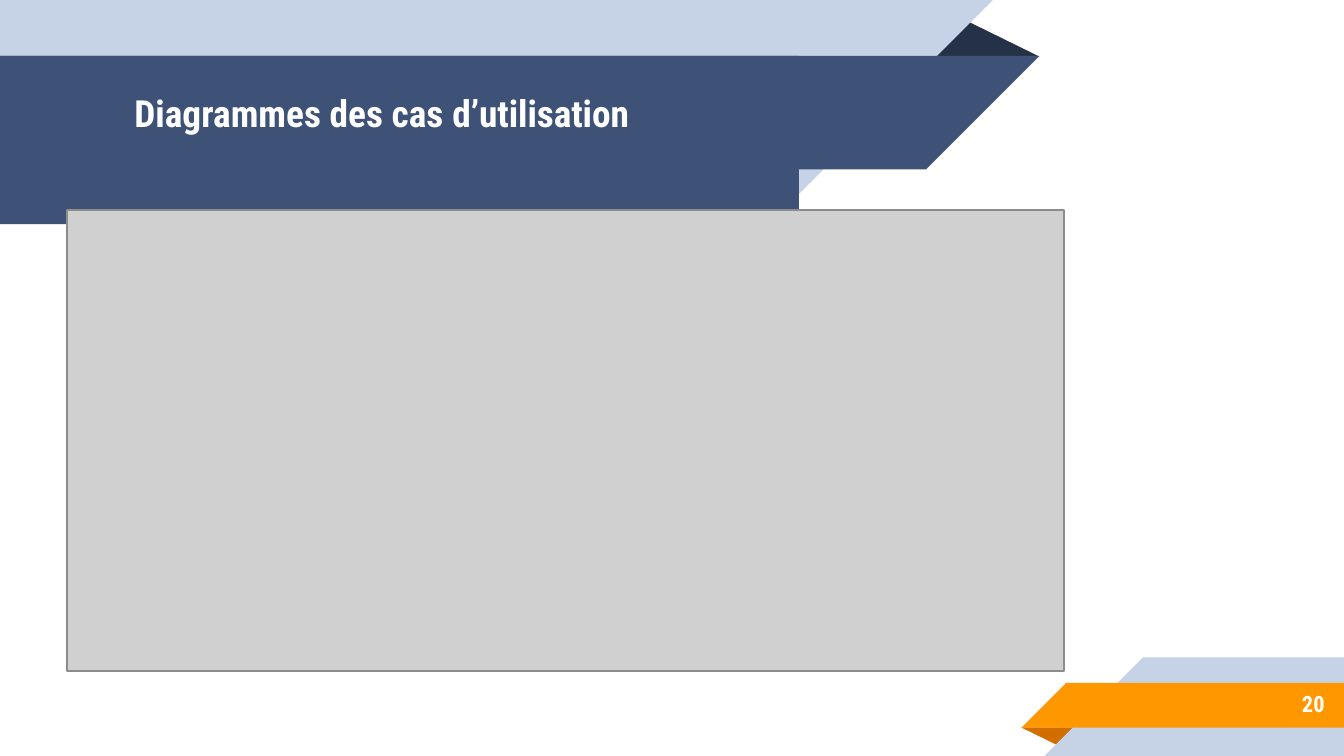
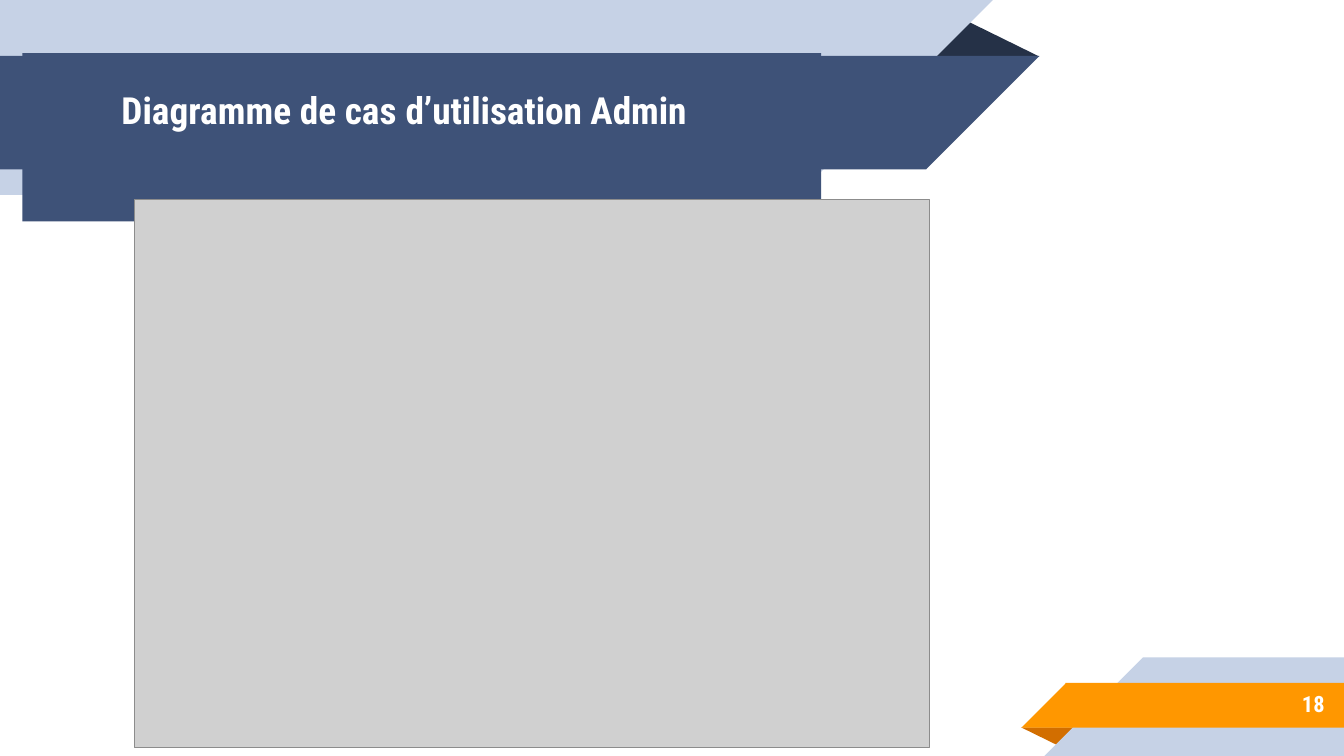
Before and after one commit to hosnidotech123/dashboard_pfe, a slide deck: slide 18 of stage pfe.pptx (slide 20 before the commit). Drawn at 1344x756 pixels with LibreOffice and Linux fonts; fonts in the diff are those of the drawing; grey boxes stand for pictures. Boxes give left, top, right and bottom in pixels: in the first picture for what was removed or moved away, otherwise in the second. Text is boxed around its words. In the diff, an @@ line names an element or a change of style, - is before the commit and + after.

```diff
--- a/stage pfe.pptx
+++ b/stage pfe.pptx
@@ title "Diagramme de cas d’utilisation Admin": place and size @@
-title "Diagramme de cas d’utilisation Admin" at bbox=[0, 56, 798, 169]
+title "Diagramme de cas d’utilisation Admin" at bbox=[23, 54, 821, 133]
@@ title at bbox=[121, 96, 686, 132]: text changed @@
-Diagrammes des cas d’utilisation
+Diagramme de cas d’utilisation Admin
@@ picture: place and size @@
-picture at bbox=[67, 210, 1064, 671]
+picture at bbox=[134, 199, 930, 747]
@@ page number at bbox=[1302, 696, 1325, 713]: text changed @@
-20
+18
```
Also in this commit, not shown: 18 other slides changed, 7 slides added, 11 slides removed, 4 other files.
